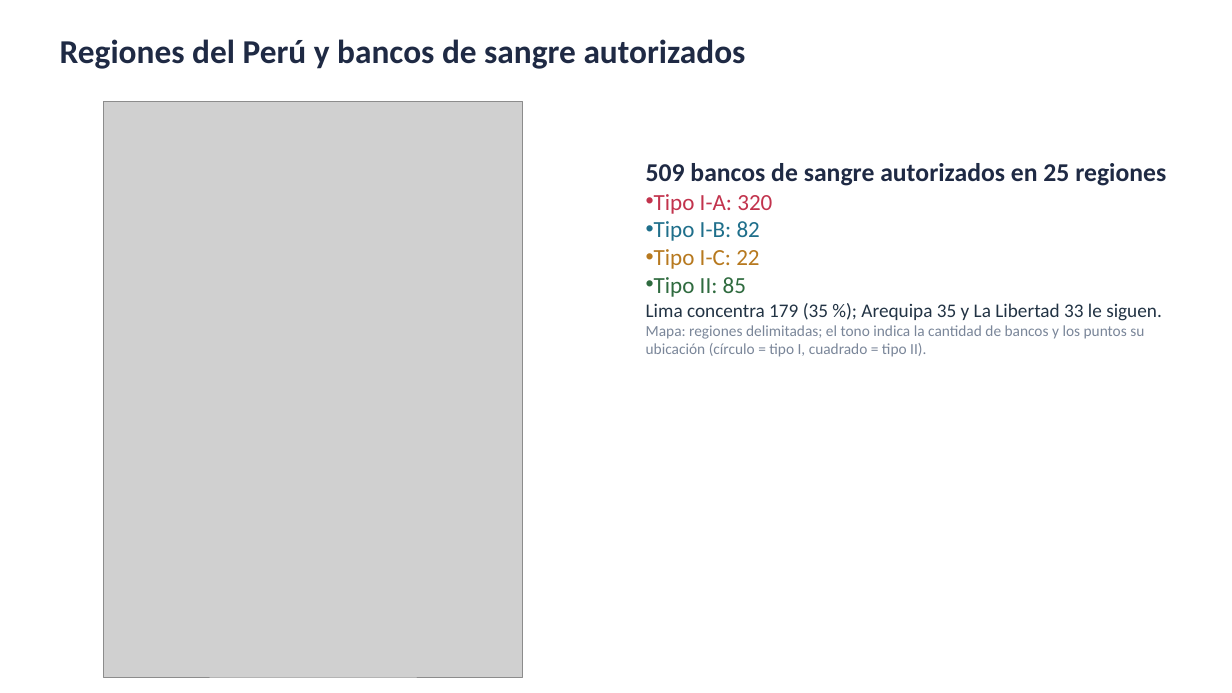
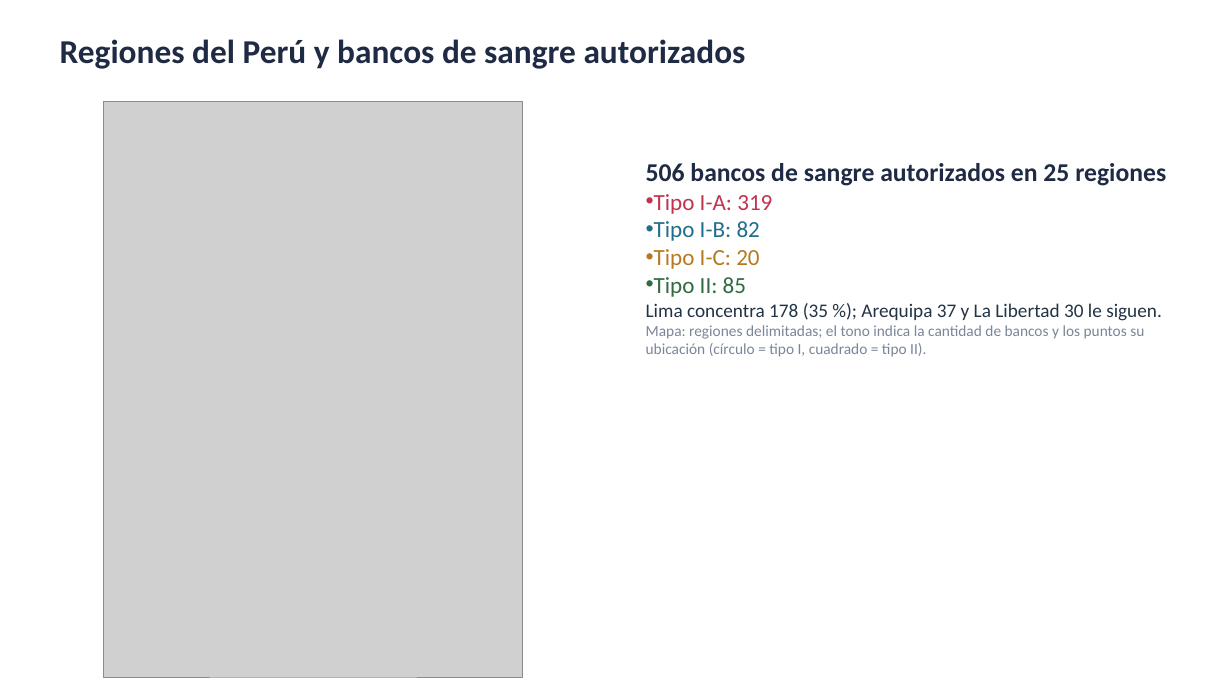
Before and after one commit to rojasarca-code/geolocalizacion-bancos-sangre-diban, a slide deck: slide 2 of datos/Bancos_de_sangre_por_region.pptx. Drawn at 1232x693 pixels with LibreOffice and Linux fonts; fonts in the diff are those of the drawing; grey boxes stand for pictures. Boxes give left, top, right and bottom in pixels: in the first picture for what was removed or moved away, otherwise in the second. Text is boxed around its words. In the diff, an @@ line names an element or a change of style, - is before the commit and + after.

```diff
--- a/datos/Bancos_de_sangre_por_region.pptx
+++ b/datos/Bancos_de_sangre_por_region.pptx
@@ text at (x1=646, y1=163, x2=1166, y2=214): text changed @@
-509 bancos de sangre autorizados en 25 regiones
-• Tipo I-A: 320
+506 bancos de sangre autorizados en 25 regiones
+• Tipo I-A: 319
@@ text at (x1=654, y1=249, x2=759, y2=269): text changed @@
-• Tipo I-C: 22
+• Tipo I-C: 20
@@ text at (x1=646, y1=303, x2=1162, y2=321): text changed @@
-Lima concentra 179 (35 %); Arequipa 35 y La Libertad 33 le siguen.
+Lima concentra 178 (35 %); Arequipa 37 y La Libertad 30 le siguen.
```
Also in this commit, not shown: 18 other slides changed.
